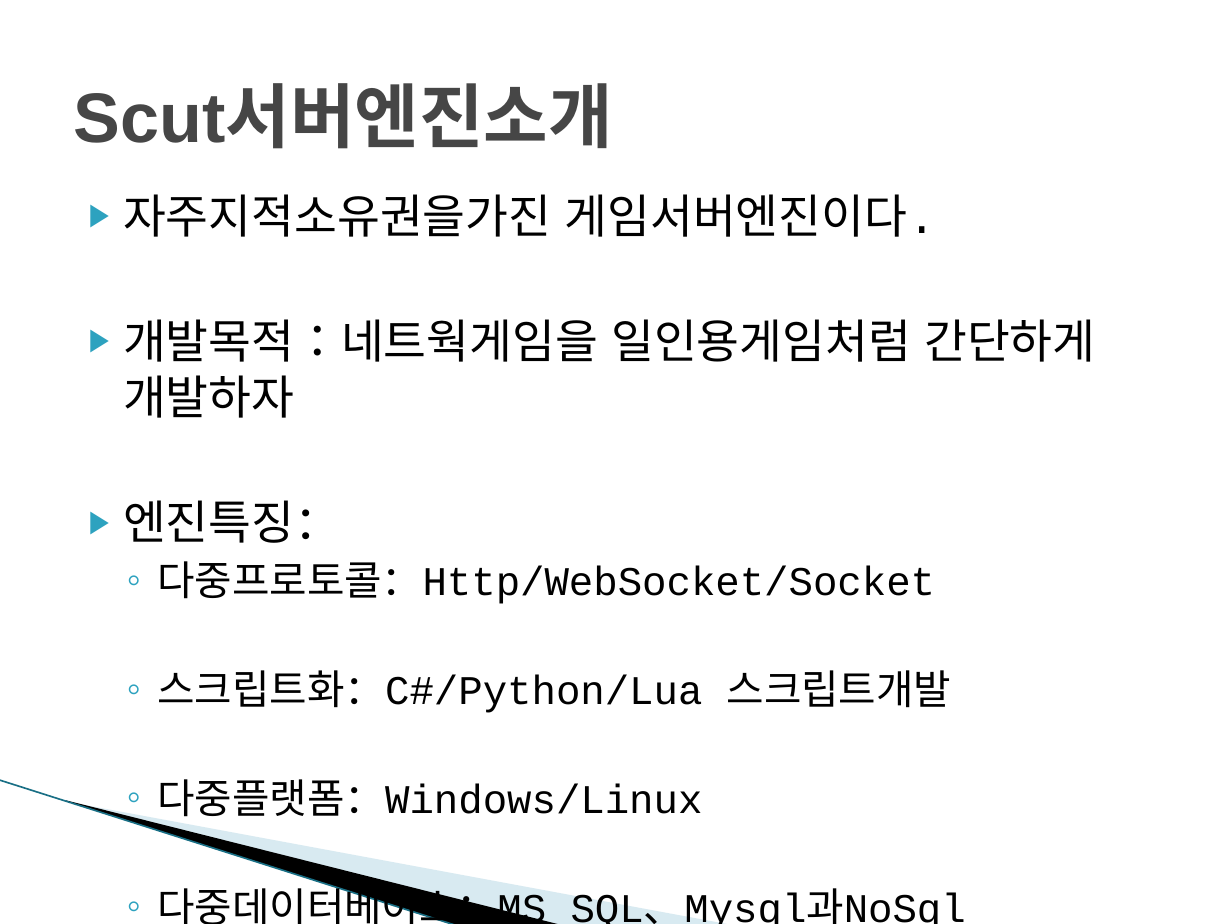
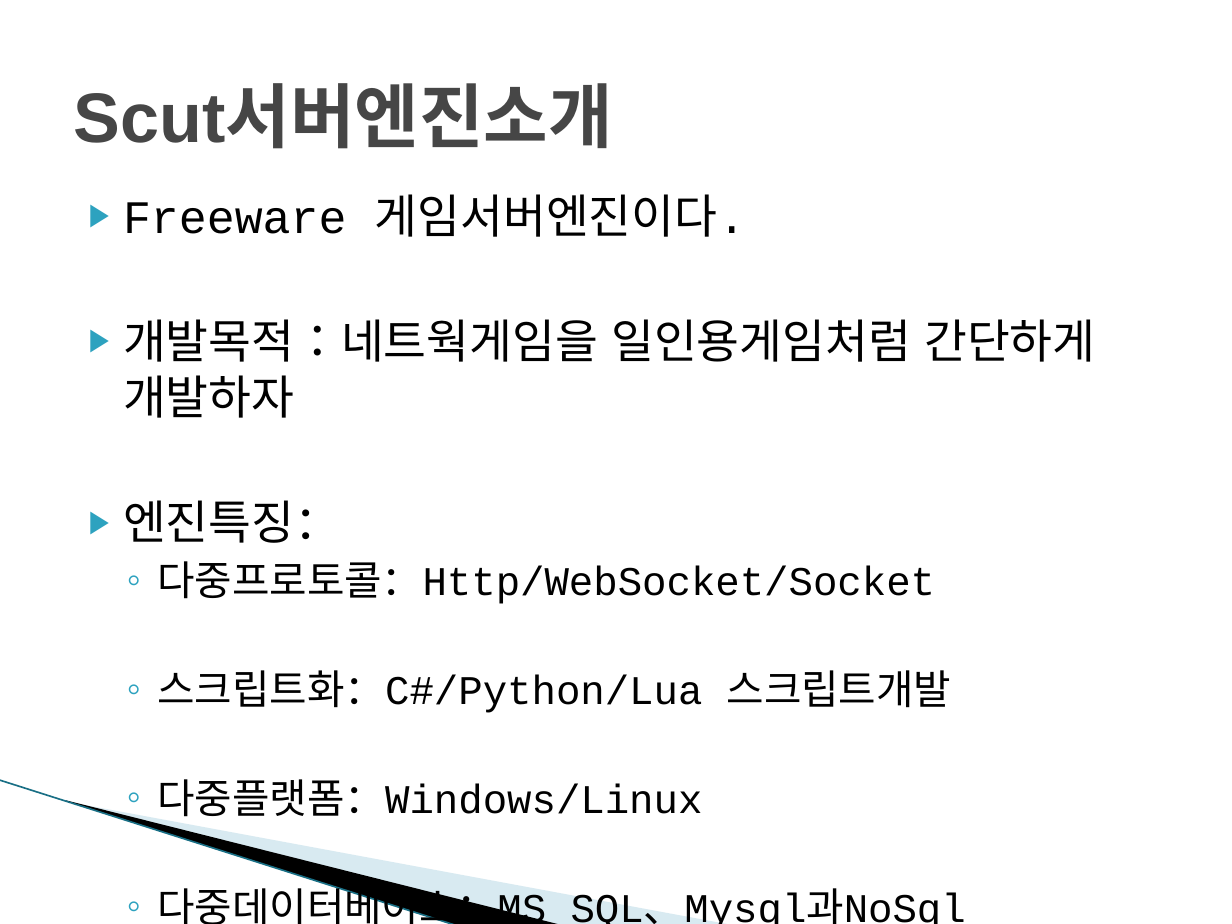
Before and after one commit to kybird/Scut, a slide deck: slide 2 of Document/KR/Scut游戏服务器框架.pptx. Drawn at 1232x924 pixels with LibreOffice and Linux fonts; fonts in the diff are those of the drawing; background and template pictures are left out. Boxes give left, top, right and bottom in pixels: in the first picture for what was removed or moved away, otherwise in the second. Text is boxed around its words. In the diff, an @@ line names an element or a change of style, - is before the commit and + after.

```diff
--- a/Document/KR/Scut游戏服务器框架.pptx
+++ b/Document/KR/Scut游戏服务器框架.pptx
@@ text at [123,194,746,237]: text changed @@
-▶ 자주지적소유권을가진 게임서버엔진이다.
+▶ Freeware 게임서버엔진이다.
```
Also in this commit, not shown: 1 other slide changed, 1 other file.
